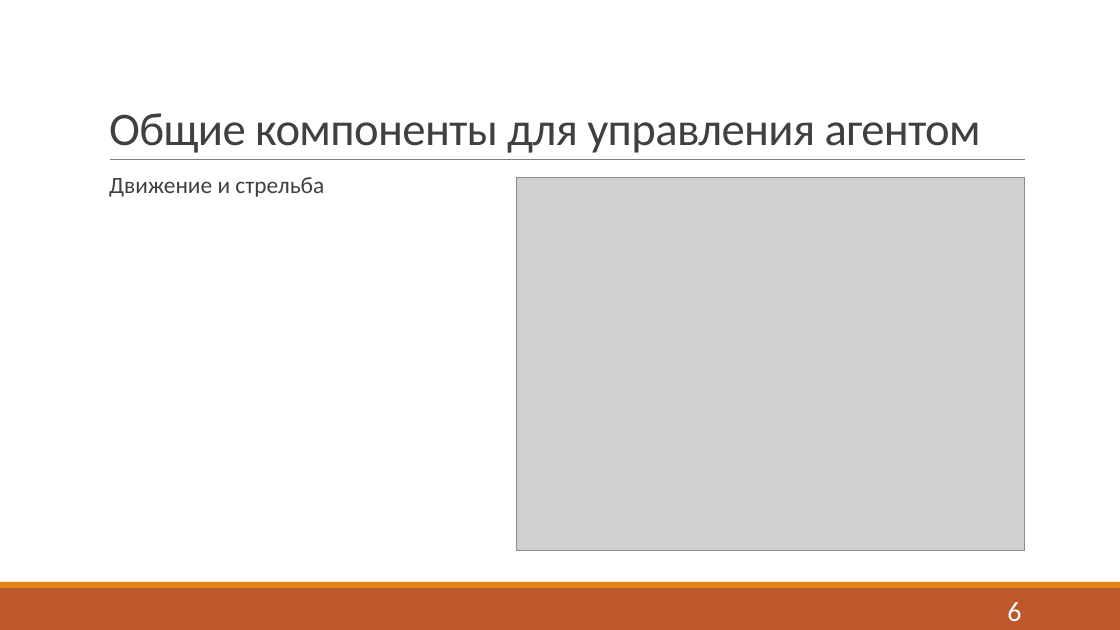
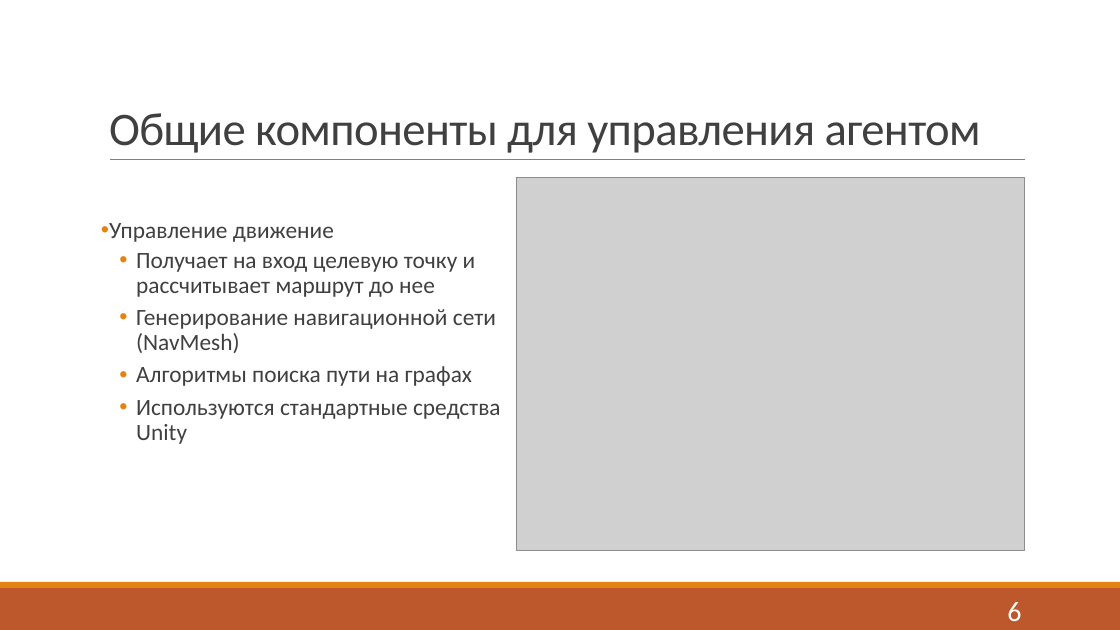
Before and after one commit to Fck-r-sns/Game_AI_thesis, a slide deck: slide 6 of Презентация.pptx. Drawn at 1120x630 pixels with LibreOffice and Linux fonts; fonts in the diff are those of the drawing; grey boxes stand for pictures. Boxes give left, top, right and bottom in pixels: in the first picture for what was removed or moved away, otherwise in the second. Text is boxed around its words. In the diff, an @@ line names an element or a change of style, - is before the commit and + after.

```diff
--- a/Презентация.pptx
+++ b/Презентация.pptx
@@ text at (109, 223, 501, 444): text changed @@
-  Движение и стрельба
+• Управление движение
+  • Получает на вход целевую точку и рассчитывает маршрут до нее
+  • Генерирование навигационной сети (NavMesh)
+  • Алгоритмы поиска пути на графах
+  • Используются стандартные средства Unity
```
Also in this commit, not shown: 5 other slides changed, 16 slides added, 2 slides removed.
